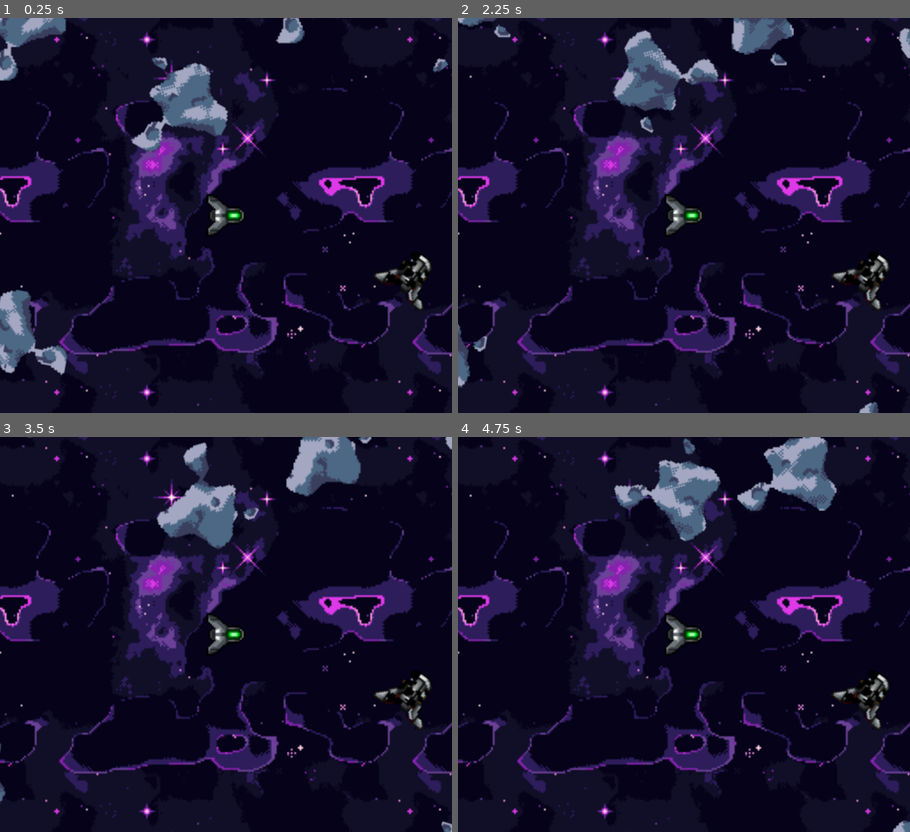
Above: before the commit, frames 1-4 (two rows, left to right).
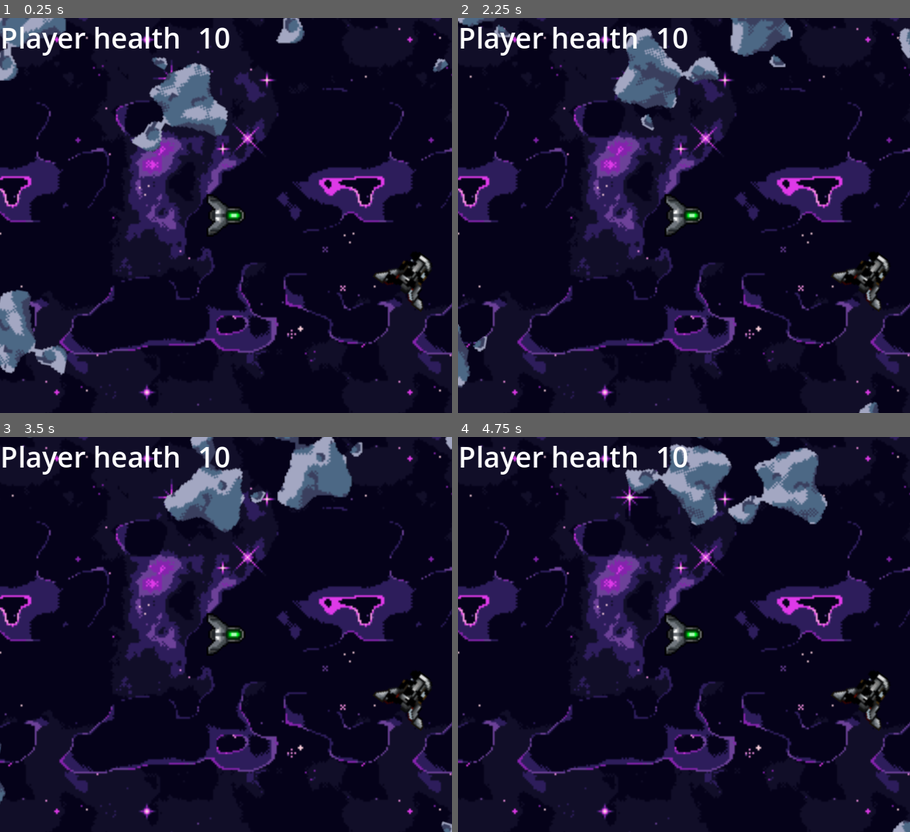
Above: after the commit, the same moments.

Repository: sirbrillig/take-the-sky-godot
Game: Godot game, scene res://scenes/space.tscn
Two runs of this game, one before a commit and one after it. Both use one fixed random seed, a clock stepped at 60 frames per second and the inputs below.
Inputs:
- Up to frame 1 (0.25 s): no input
- Up to frame 2 (2.25 s): no input
- Up to frame 3 (3.5 s): no input
- Up to frame 4 (4.75 s): no input

The runs differ from the first frame. In frame 1, 1.0% of the frame differs, in the area x 0-51%, y 2-10%; in frame 2, 2.4%; in frame 3, 5.5%; in frame 4, 6.8%, in the area x 0-84%, y 0-27%.

Commit message:
Add HP that decreases when hitting asteroids

Diff:
--- /dev/null
+++ b/global.gd
@@ -0,0 +1,3 @@
+extends Node
+
+var player_health = 10
--- a/project.godot
+++ b/project.godot
@@ -15,6 +15,10 @@
 config/features=PackedStringArray("4.3", "GL Compatibility")
 config/icon="res://icon.svg"
 
+[autoload]
+
+Global="*res://global.gd"
+
 [display]
 
 window/size/viewport_width=256
--- a/scenes/asteroid.gd
+++ b/scenes/asteroid.gd
@@ -1,4 +1,5 @@
 extends CharacterBody2D
+class_name Asteroid
 
 var min_x = -10
 var min_y = -10
--- a/scenes/asteroid.tscn
+++ b/scenes/asteroid.tscn
@@ -361,8 +361,8 @@
 "speed": 10.0
 }]
 
-[sub_resource type="RectangleShape2D" id="RectangleShape2D_t6vgr"]
-size = Vector2(55, 53)
+[sub_resource type="CircleShape2D" id="CircleShape2D_rukvi"]
+radius = 26.5421
 
 [node name="Asteroid" type="CharacterBody2D"]
 motion_mode = 1
@@ -374,4 +374,4 @@
 [node name="CollisionShape2D" type="CollisionShape2D" parent="."]
 position = Vector2(2.50033, -1.49989)
 rotation = 0.000222434
-shape = SubResource("RectangleShape2D_t6vgr")
+shape = SubResource("CircleShape2D_rukvi")
--- a/scenes/derelict_ship.tscn
+++ b/scenes/derelict_ship.tscn
@@ -2,7 +2,7 @@
 
 [ext_resource type="Texture2D" uid="uid://c5m1e0rekbp8k" path="res://images/derelict_ship1.png" id="1_so0ar"]
 
-[sub_resource type="RectangleShape2D" id="RectangleShape2D_yu5s6"]
+[sub_resource type="CircleShape2D" id="CircleShape2D_84cth"]
 
 [node name="DerelictShip" type="CharacterBody2D"]
 
@@ -11,4 +11,4 @@
 texture = ExtResource("1_so0ar")
 
 [node name="CollisionShape2D" type="CollisionShape2D" parent="."]
-shape = SubResource("RectangleShape2D_yu5s6")
+shape = SubResource("CircleShape2D_84cth")
--- /dev/null
+++ b/scenes/hud.gd
@@ -0,0 +1,13 @@
+extends CanvasLayer
+
+# Called when the node enters the scene tree for the first time.
+func _ready() -> void:
+	pass # Replace with function body.
+
+
+# Called every frame. 'delta' is the elapsed time since the previous frame.
+func _process(delta: float) -> void:
+	pass
+
+func update_health(total: int) -> void:
+	$PlayerHealth.text = str(total)
--- /dev/null
+++ b/scenes/hud.tscn
@@ -0,0 +1,16 @@
+[gd_scene load_steps=2 format=3 uid="uid://c4o1wt1r3jfrt"]
+
+[ext_resource type="Script" path="res://scenes/hud.gd" id="1_7r1fb"]
+
+[node name="HUD" type="CanvasLayer"]
+script = ExtResource("1_7r1fb")
+
+[node name="Label" type="Label" parent="."]
+offset_right = 40.0
+offset_bottom = 23.0
+text = "Player health"
+
+[node name="PlayerHealth" type="Label" parent="."]
+offset_left = 112.0
+offset_right = 152.0
+offset_bottom = 23.0
--- a/scenes/player_ship.tscn
+++ b/scenes/player_ship.tscn
@@ -35,15 +35,26 @@
 		return rotation - rotation_rate
 	else:
 		return rotation + rotation_rate
+
+
+func _on_area_2d_body_entered(body: Node2D) -> void:
+	if body is Asteroid:
+		Global.player_health -= 1
 "
 
-[sub_resource type="RectangleShape2D" id="RectangleShape2D_q0ngl"]
-size = Vector2(13, 12.0457)
+[sub_resource type="CircleShape2D" id="CircleShape2D_c3nig"]
+radius = 8.50003
+
+[sub_resource type="CircleShape2D" id="CircleShape2D_qqneh"]
+radius = 11.0
 
 [node name="PlayerShip" type="CharacterBody2D"]
 position = Vector2(8, -8)
 motion_mode = 1
 script = SubResource("GDScript_0a6g6")
+acceleration_rate = null
+max_velocity = null
+rotation_rate = null
 metadata/_edit_group_ = true
 
 [node name="Sprite2D" type="Sprite2D" parent="."]
@@ -56,7 +67,15 @@
 
 [node name="CollisionShape2D" type="CollisionShape2D" parent="."]
 position = Vector2(1.5, -0.0228748)
-shape = SubResource("RectangleShape2D_q0ngl")
+shape = SubResource("CircleShape2D_c3nig")
 
 [node name="RayCast2D" type="RayCast2D" parent="."]
 target_position = Vector2(40, 0)
+
+[node name="Area2D" type="Area2D" parent="."]
+
+[node name="CollisionShape2D" type="CollisionShape2D" parent="Area2D"]
+shape = SubResource("CircleShape2D_qqneh")
+debug_color = Color(0.725734, 0.277729, 0.579432, 0.42)
+
+[connection signal="body_entered" from="Area2D" to="." method="_on_area_2d_body_entered"]
--- /dev/null
+++ b/scenes/space.gd
@@ -0,0 +1,11 @@
+extends Node2D
+
+
+# Called when the node enters the scene tree for the first time.
+func _ready() -> void:
+	pass # Replace with function body.
+
+
+# Called every frame. 'delta' is the elapsed time since the previous frame.
+func _process(delta: float) -> void:
+	$HUD.update_health(Global.player_health)
--- a/scenes/space.tscn
+++ b/scenes/space.tscn
@@ -1,8 +1,10 @@
-[gd_scene load_steps=8 format=3 uid="uid://cpuntx3vrj4ap"]
+[gd_scene load_steps=10 format=3 uid="uid://cpuntx3vrj4ap"]
 
 [ext_resource type="Texture2D" uid="uid://no7emv8six31" path="res://images/Purple Space.png" id="1_qv12b"]
+[ext_resource type="Script" path="res://scenes/space.gd" id="1_saqkp"]
 [ext_resource type="PackedScene" uid="uid://btyhbudhn4gj1" path="res://scenes/derelict_ship.tscn" id="1_w34nk"]
 [ext_resource type="PackedScene" uid="uid://75amelshbw2u" path="res://scenes/player_ship.tscn" id="2_6mlfo"]
+[ext_resource type="PackedScene" uid="uid://c4o1wt1r3jfrt" path="res://scenes/hud.tscn" id="2_77shx"]
 [ext_resource type="PackedScene" uid="uid://s6oyhg2go8or" path="res://scenes/asteroid.tscn" id="3_tsrvc"]
 
 [sub_resource type="WorldBoundaryShape2D" id="WorldBoundaryShape2D_u55q4"]
@@ -14,6 +16,7 @@
 [sub_resource type="WorldBoundaryShape2D" id="WorldBoundaryShape2D_df7ng"]
 
 [node name="Space" type="Node2D"]
+script = ExtResource("1_saqkp")
 
 [node name="DerelictShip" parent="." instance=ExtResource("1_w34nk")]
 position = Vector2(228, 141)
@@ -34,6 +37,9 @@
 [node name="PlayerShip" parent="." instance=ExtResource("2_6mlfo")]
 position = Vector2(123.295, 107.231)
 wall_min_slide_angle = 2.33525
+acceleration_rate = null
+max_velocity = null
+rotation_rate = null
 
 [node name="WorldBoundary" type="StaticBody2D" parent="."]
 
@@ -147,3 +153,5 @@
 
 [node name="Asteroid13" parent="Asteroids" instance=ExtResource("3_tsrvc")]
 position = Vector2(-68, -253)
+
+[node name="HUD" parent="." instance=ExtResource("2_77shx")]
Not shown: 1 places in scenes/player_ship.tscn that only renumber resources
